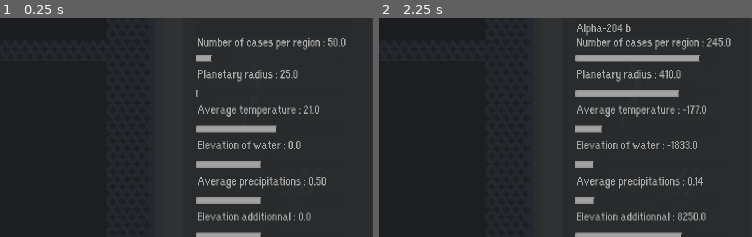
Above: before the commit, frames 1-2 (left to right).
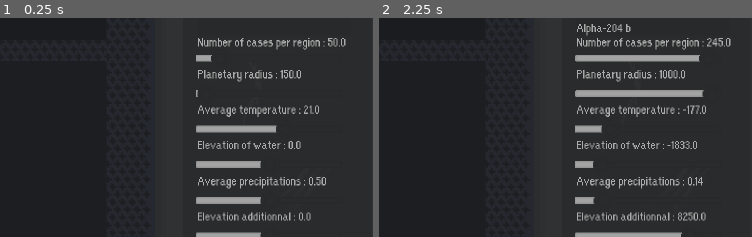
Above: after the commit, the same moments.

Repository: Jujedie/PlanetGenerator
Game: Godot game, scene res://data/scn/master.tscn
The game is run twice, just before and just after one commit, with the same random seed, the same clock (stepped at 60 frames per second) and the same inputs.
Inputs (mouse positions are % of the whole screen's width and height, from its top left):
- Up to frame 1 (0.25 s): no input
- Up to frame 2 (2.25 s): click (87, 14) at 0.52 s; type "12" at 0.6 s; click "Generate" at 1.25 s; click "Randomise" at 2 s
The pictures show only the part of the screen within x 50-100%, y 12-62%; the shares and areas given below are measured in that part.

The runs differ from the first frame. In frame 1, 0.1% of the frame differs, in the area x 75-81%, y 23-28%; in frame 2, 0.4%, in the area x 52-88%, y 23-37%.

Commit message:
Refactor gravity computation, enhance tectonic plate visualization, and address procedural generation issues
- Updated gravity computation in `orchestrator.gd` to ensure consistent return values.
- Revised `exporter.gd` to improve tectonic plate visualization by modifying color based on convergence type and refining border detection logic.
- Commented out unused sliders in `master.gd` for clarity and future implementation.
- Added detailed documentation on tectonic plate generation issues and proposed solutions in `Issue.md`.
- Introduced a comprehensive roadmap for the PlanetGenerator project in `RoadMap.md`, outlining objectives and strategies for GPU-based procedural generation.

Diff:
--- a/data/scn/master.tscn
+++ b/data/scn/master.tscn
@@ -128,10 +128,10 @@
 theme_override_styles/slider = ExtResource("3_7ybw1")
 theme_override_styles/grabber_area = ExtResource("4_w6tpy")
 theme_override_styles/grabber_area_highlight = ExtResource("4_w6tpy")
-min_value = 25.0
-max_value = 500.0
-step = 5.0
-value = 25.0
+min_value = 150.0
+max_value = 1000.0
+step = 50.0
+value = 150.0
 metadata/_edit_lock_ = true
 
 [node name="Node2D" type="Node2D" parent="Node2D/Control/sldRayonPlanetaire"]
--- a/src/classes/classes_io/exporter.gd
+++ b/src/classes/classes_io/exporter.gd
@@ -186,9 +186,9 @@
 ##
 ## La PlatesTexture contient :
 ## - R = plate_id (numéro de plaque 0-11)
-## - G = border_dist (distance au bord de plaque)
-## - B = plate_elevation (élévation de base du plateau)
-## - A = is_oceanic (1.0 si océanique, 0.0 si continental)
+## - G = velocity_x (composante X de la vélocité)
+## - B = velocity_y (composante Y de la vélocité)
+## - A = convergence_type (-1=divergence, 0=transformante, +1=convergence)
 ##
 ## @param plates_img: Image RGBAF provenant de la texture GPU "plates"
 ## @param output_dir: Dossier de sortie
@@ -224,23 +224,48 @@
 		for x in range(width):
 			var plate_pixel = plates_img.get_pixel(x, y)
 			var plate_id = int(round(plate_pixel.r))
-			var border_dist = plate_pixel.g
-			var is_oceanic = plate_pixel.a > 0.5
+			var _velocity_x = plate_pixel.g  # Pour usage futur (flèches de direction)
+			var _velocity_y = plate_pixel.b
+			var convergence_type = plate_pixel.a  # -1, 0, ou +1
 
 			# Couleur de la plaque
 			var color = plate_colors[plate_id % plate_colors.size()]
 
-			# Assombrir les plaques océaniques
-			if is_oceanic:
-				color = color.darkened(0.3)
+			# Modifier la couleur selon le type de frontière
+			# Convergence = plus saturé, Divergence = plus clair
+			if abs(convergence_type) > 0.5:
+				if convergence_type > 0:
+					color = color.darkened(0.2)  # Convergence = plus foncé
+				else:
+					color = color.lightened(0.2)  # Divergence = plus clair
 
 			plates_colored.set_pixel(x, y, color)
 
-			# Carte des bordures : VRAIE LIGNE FINE
-			# border_dist < 0.005 = bordure visible (ligne très fine)
-			if border_dist < 0.005:
-				var border_intensity = 1.0 - (border_dist / 0.005)
-				plates_borders.set_pixel(x, y, Color(border_intensity, border_intensity * 0.5, 0.0, 1.0))
+			# Carte des bordures : détecter les transitions de plate_id
+			# Comparer avec les voisins pour trouver les bordures
+			var is_border = false
+			for dx in range(-1, 2):
+				for dy in range(-1, 2):
+					if dx == 0 and dy == 0:
+						continue
+					var nx = (x + dx + width) % width  # Wrap X
+					var ny = clamp(y + dy, 0, height - 1)
+					var neighbor = plates_img.get_pixel(nx, ny)
+					var neighbor_id = int(round(neighbor.r))
+					if neighbor_id != plate_id:
+						is_border = true
+						break
+				if is_border:
+					break
+
+			if is_border:
+				# Colorer selon le type de convergence
+				var border_color = Color(1.0, 0.5, 0.0, 1.0)  # Orange par défaut
+				if convergence_type > 0.5:
+					border_color = Color(1.0, 0.0, 0.0, 1.0)  # Rouge = convergence
+				elif convergence_type < -0.5:
+					border_color = Color(0.0, 0.5, 1.0, 1.0)  # Bleu = divergence
+				plates_borders.set_pixel(x, y, border_color)
 			else:
 				plates_borders.set_pixel(x, y, Color(0.0, 0.0, 0.0, 0.0))
 
--- a/src/scenes/master.gd
+++ b/src/scenes/master.gd
@@ -55,9 +55,11 @@
 	var sldThread           = $Node2D/Control/sldThread
 	var typePlanete         = $Node2D/Control/typePlanete/ItemList
 
-	var sldErosionIterations = $Node2D/Control/sldErosionIterations
-	var sldTectonicYears     = $Node2D/Control/sldTectonicYears
-	var sldAtmosphereSteps   = $Node2D/Control/sldAtmosphereSteps
+	#var sldErosionIterations = $Node2D/Control/sldErosionIterations
+	#var sldTectonicYears     = $Node2D/Control/sldTectonicYears
+	#var sldAtmosphereSteps   = $Node2D/Control/sldAtmosphereSteps
+	#var sldDensitePlanetes   = $Node2D/Control/sldDensitePlanetes
+	#var sldSeed			  = $Node2D/Control/sldSeed
 
 	if typePlanete.get_selected_id() == -1:
 		typePlanete.select(0)
@@ -78,15 +80,18 @@
 		sldHautEau.value,
 		sldPrecipitationMoy.value,
 		# Placeholders until sld are created
-		100,
-		100_000_000,
-		1000,
+		100, # sldErosionIterations.value,
+		100_000_000, # sldTectonicYears.value,
+		1000, # sldAtmosphereSteps.value,
 		sldElevation.value,
 		sldThread.value,
 		typePlanete.get_selected_id(),
 		renderProgress,
 		lblMapStatus,
-		sldNbCasesRegions.value
+		sldNbCasesRegions.value,
+		"user://temp/",
+		5.51, # Default gravity (Earth-like)
+		0 # Random seed by default
 	)
 
 	var echelle = 100.0 / sldRayonPlanetaire.value
Not shown, changed: shader/compute/topographie/base_elevation.glsl
Not shown, added: docs/Issue.md
Not shown, added: docs/RoadMap.md
Not shown, removed: docs/compute_pipeline_step_00_implementation.md
